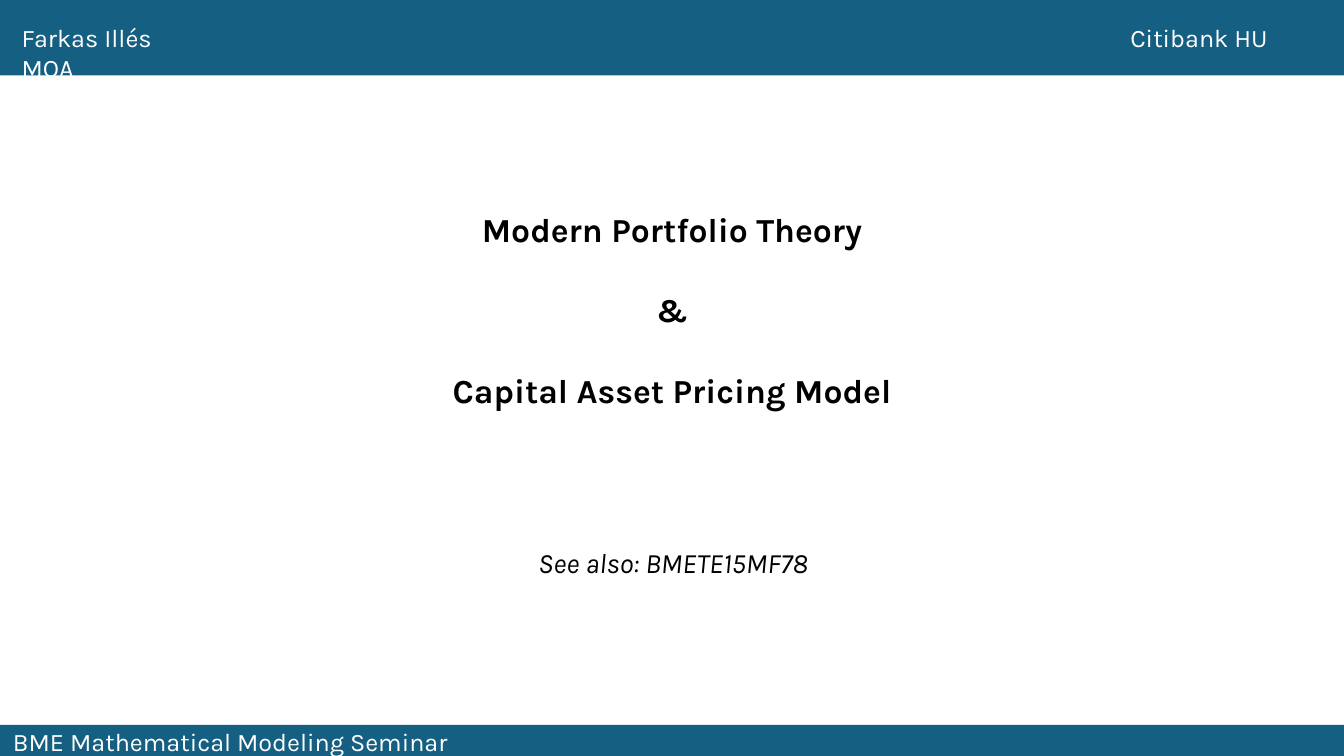
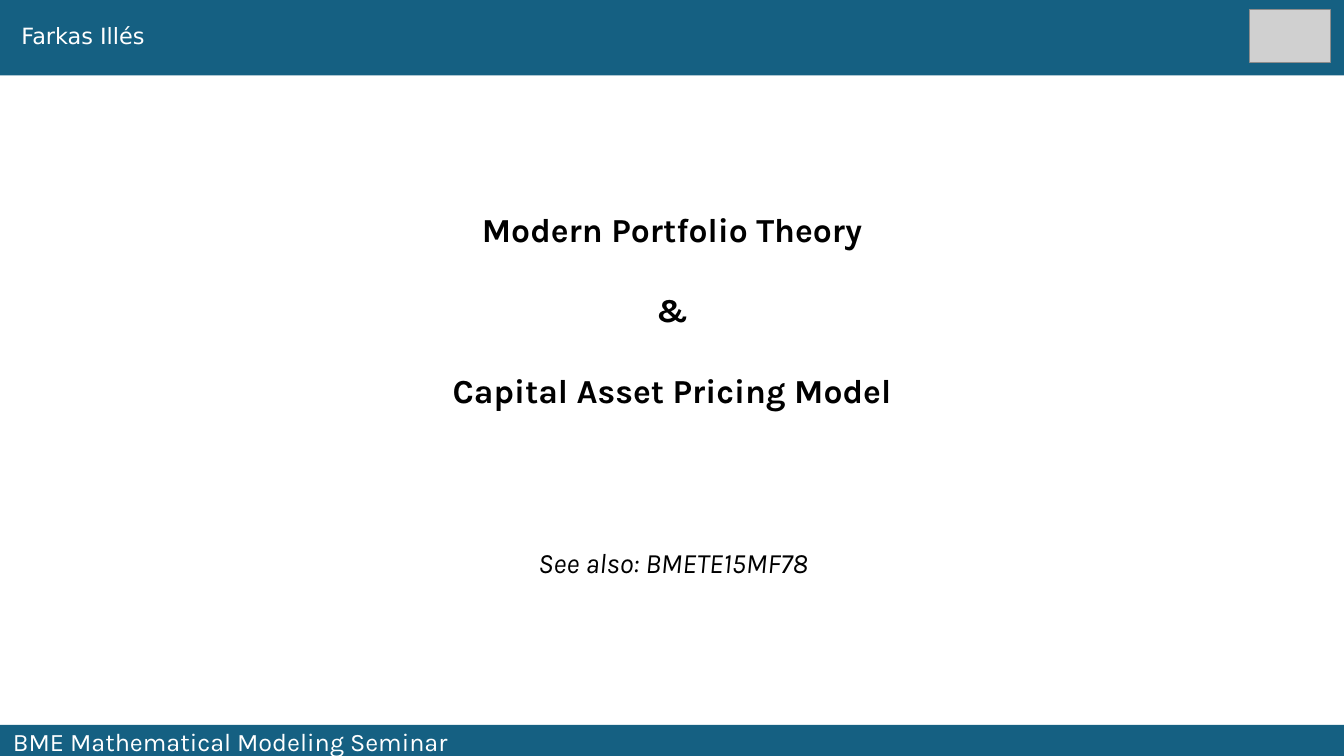
Before and after one commit to fij/btup, a slide deck: slide 1 of MMS_2024_09_10/Farkas_2024_09_10.pptx. Drawn at 1344x756 pixels with LibreOffice and Linux fonts; fonts in the diff are those of the drawing; grey boxes stand for pictures. Boxes give left, top, right and bottom in pixels: in the first picture for what was removed or moved away, otherwise in the second. Text is boxed around its words. In the diff, an @@ line names an element or a change of style, - is before the commit and + after.

```diff
--- a/MMS_2024_09_10/Farkas_2024_09_10.pptx
+++ b/MMS_2024_09_10/Farkas_2024_09_10.pptx
@@ text at [21, 26, 144, 45]: text changed; size 18 to 16 pt; font Karla to DejaVu Sans @@
-Farkas Illés Citibank HU MQA
+Farkas Illés
@@ picture added at [1250, 10, 1332, 63] @@
```
Also in this commit, not shown: 2 other slides changed, 1 slide removed.
